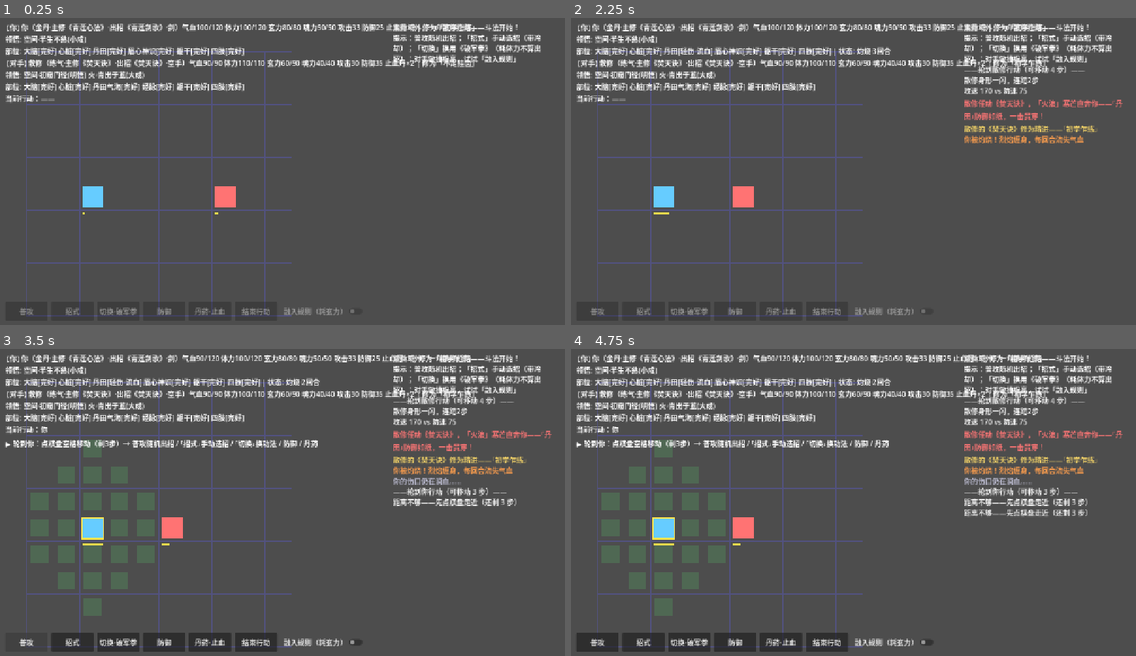
Above: before the commit, frames 1-4 (two rows, left to right).
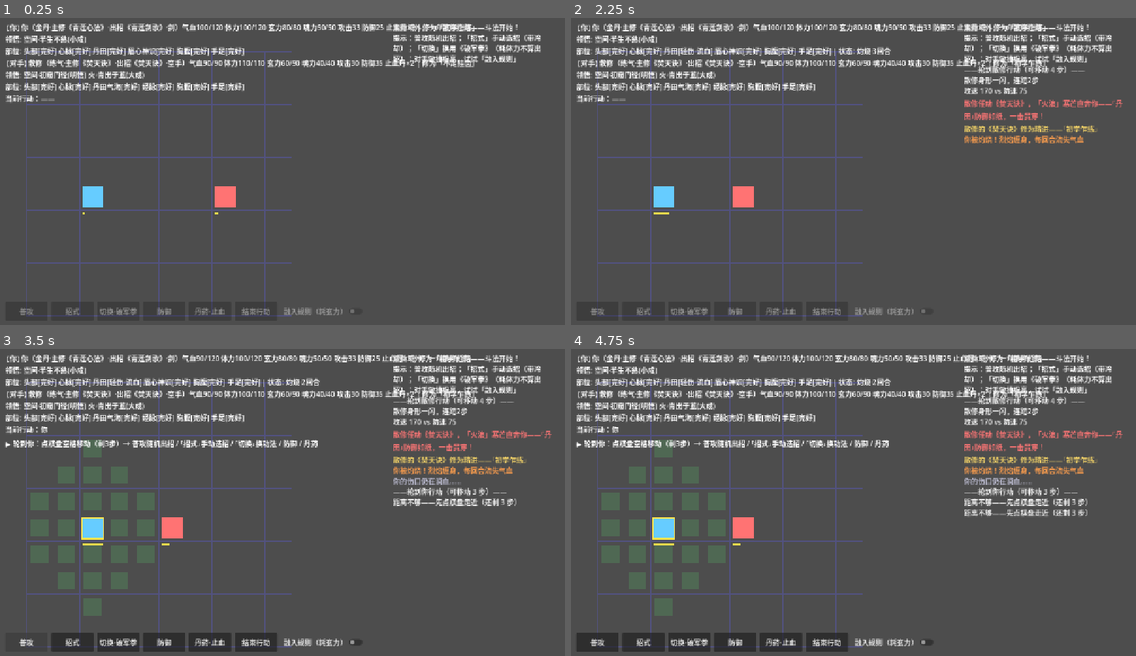
Above: after the commit, the same moments.

Repository: ChocLiu/wandaozhengming
Game: Godot game, scene res://scenes/battle.tscn
Same seed, same stepped clock (60 frames per second), same inputs: the game is played once before the commit and once after it.
Inputs (mouse positions are in pixels of both pictures, inside the frame that each line leads up to):
- Up to frame 1 (0.25 s): no input
- Up to frame 2 (2.25 s): tap Enter at 0.5, 2 s; move the mouse to (977, 159) at 0.52 s; click (977, 159) at 0.67 s; tap Space at 1.25 s; move the mouse to (740, 189) at 1.27 s; click (740, 189) at 1.42 s; move the mouse to (910, 103) at 2.02 s; click (910, 103) at 2.17 s
- Up to frame 3 (3.5 s): click "普攻" at 2.75 s
- Up to frame 4 (4.75 s): click "招式" at 3.5 s; click "起手式·莲开" at 4.25 s

The runs differ from the first frame. In frame 1, 0.3% of the frame differs, in the area x 4-40%, y 9-24%; in frame 2, 0.3%, in the area x 4-43%, y 9-24%; in frame 3, 0.3%; in frame 4, 0.3%.

Commit message:
style: 用语仙侠风化——禁用现代解剖术语(风格红线)
- 部位更名: 大脑→头部, 心脏→心脉, 大动脉→命脉, 躯干→胸腹, 四肢→手足, 手→手腕
- 战斗系统部位表: 天灵/胸膛/腰腹/臂腕腿足; 招式与功法 target_parts 全量同步
- 总纲新增§5.1用语风格红线(含禁用对照表+「修士会这么说吗」评审标准), 世界观写作纪律同步
- 清理: 删除3个被新命名替代的旧版tres死文件
- headless 6000帧零错误

Diff:
--- a/godot/resources/moves/baoyan.tres
+++ b/godot/resources/moves/baoyan.tres
@@ -15,5 +15,5 @@
 area_pattern = "溅射"
 cooldown = 2
 power_mod = 1.6
-target_parts = PackedStringArray("躯干")
+target_parts = PackedStringArray("胸腹")
 effects = PackedStringArray("灼烧")
--- a/godot/resources/moves/bengshan_kao.tres
+++ b/godot/resources/moves/bengshan_kao.tres
@@ -15,5 +15,5 @@
 area_pattern = "单体"
 cooldown = 1
 power_mod = 1.4
-target_parts = PackedStringArray("躯干")
+target_parts = PackedStringArray("胸腹")
 effects = PackedStringArray()
--- a/godot/resources/moves/huolang.tres
+++ b/godot/resources/moves/huolang.tres
@@ -15,5 +15,5 @@
 area_pattern = "直线"
 cooldown = 0
 power_mod = 1.0
-target_parts = PackedStringArray("躯干", "四肢")
+target_parts = PackedStringArray("胸腹", "手足")
 effects = PackedStringArray("灼烧")
--- a/godot/resources/moves/lianji_sandie.tres
+++ b/godot/resources/moves/lianji_sandie.tres
@@ -15,5 +15,5 @@
 area_pattern = "单体"
 cooldown = 1
 power_mod = 1.2
-target_parts = PackedStringArray("躯干", "手")
+target_parts = PackedStringArray("胸腹", "手腕")
 effects = PackedStringArray()
--- a/godot/resources/moves/qishou_liankai.tres
+++ b/godot/resources/moves/qishou_liankai.tres
@@ -15,5 +15,5 @@
 area_pattern = "单体"
 cooldown = 0
 power_mod = 1.0
-target_parts = PackedStringArray("咽喉", "手")
+target_parts = PackedStringArray("咽喉", "手腕")
 effects = PackedStringArray()
--- a/godot/resources/moves/zhiquan.tres
+++ b/godot/resources/moves/zhiquan.tres
@@ -15,5 +15,5 @@
 area_pattern = "单体"
 cooldown = 0
 power_mod = 1.1
-target_parts = PackedStringArray("躯干", "头")
+target_parts = PackedStringArray("胸腹", "头部")
 effects = PackedStringArray()
--- a/godot/resources/techniques/fentian.tres
+++ /dev/null
@@ -1,18 +0,0 @@
-[gd_resource type="Resource" script_class="Technique" load_steps=2 format=3]
-
-[ext_resource type="Script" path="res://mechanics/technique.gd" id="1"]
-
-[resource]
-script = ExtResource("1")
-id = "fentian_jue"
-display_name = "焚天诀"
-daoxi = "火行道"
-category = "玄修"
-cost_pool = "体力"
-cost_amount = 10.0
-speed_bonus = 5.0
-range_min = 1
-range_max = 3
-core_loop = "烧气血换火势，火势按回合蔓延灼烧全场（P0：命中附加灼烧状态，火势蔓延后置）"
-target_parts = PackedStringArray("躯干", "四肢")
-rule_slots = PackedStringArray("火")
--- a/godot/resources/techniques/fentian_jue.tres
+++ b/godot/resources/techniques/fentian_jue.tres
@@ -13,7 +13,7 @@
 moves = [ExtResource("2"), ExtResource("3")]
 weapon_req = "空手"
 core_loop = "烧气血换火势，火势按回合蔓延灼烧全场（火势蔓延机制后置，当前招式自带灼烧）"
-target_parts = PackedStringArray("躯干", "四肢")
+target_parts = PackedStringArray("胸腹", "手足")
 rule_slots = PackedStringArray("火")
 bonus_attack = 5.0
 bonus_armor = 0.0
--- a/godot/resources/techniques/pojunjuan.tres
+++ b/godot/resources/techniques/pojunjuan.tres
@@ -13,7 +13,7 @@
 moves = [ExtResource("2"), ExtResource("3")]
 weapon_req = "空手"
 core_loop = "拳打百遍其义自见——拳脚面板攻击最高，但必近身（侠客风云传式平衡）"
-target_parts = PackedStringArray("躯干", "头")
+target_parts = PackedStringArray("胸腹", "头部")
 rule_slots = PackedStringArray()
 bonus_attack = 8.0
 bonus_armor = 0.0
--- a/godot/resources/techniques/qinglian.tres
+++ /dev/null
@@ -1,18 +0,0 @@
-[gd_resource type="Resource" script_class="Technique" load_steps=2 format=3]
-
-[ext_resource type="Script" path="res://mechanics/technique.gd" id="1"]
-
-[resource]
-script = ExtResource("1")
-id = "qinglian_jiange"
-display_name = "青莲剑歌"
-daoxi = "剑道"
-category = "玄修"
-cost_pool = "体力"
-cost_amount = 8.0
-speed_bonus = 20.0
-range_min = 1
-range_max = 1
-core_loop = "按剑谱顺序出招积累剑意；连击命中解锁变招；谱被打断则剑意溃散（P0：机制脚本后置，当前为数据声明）"
-target_parts = PackedStringArray("咽喉", "手", "躯干")
-rule_slots = PackedStringArray("空间")
--- a/godot/resources/techniques/qinglian_jiange.tres
+++ b/godot/resources/techniques/qinglian_jiange.tres
@@ -14,7 +14,7 @@
 moves = [ExtResource("2"), ExtResource("3"), ExtResource("4")]
 weapon_req = "剑"
 core_loop = "按剑谱顺序出招积累剑意；连击命中解锁变招；谱被打断则剑意溃散（剑意机制脚本后置）"
-target_parts = PackedStringArray("咽喉", "手", "躯干")
+target_parts = PackedStringArray("咽喉", "手腕", "胸腹")
 rule_slots = PackedStringArray("空间")
 bonus_attack = 5.0
 bonus_armor = 0.0
--- a/godot/resources/techniques/taixu.tres
+++ /dev/null
@@ -1,18 +0,0 @@
-[gd_resource type="Resource" script_class="Technique" load_steps=2 format=3]
-
-[ext_resource type="Script" path="res://mechanics/technique.gd" id="1"]
-
-[resource]
-script = ExtResource("1")
-id = "taixu_zhenjing"
-display_name = "太虚阵经"
-daoxi = "阵道"
-category = "玄修"
-cost_pool = "玄力"
-cost_amount = 12.0
-speed_bonus = 0.0
-range_min = 1
-range_max = 2
-core_loop = "布阵图节点于场地，敌人踏入触发连锁（P0：未进战斗演示，占位数据）"
-target_parts = PackedStringArray("躯干")
-rule_slots = PackedStringArray("空间")
--- a/godot/resources/techniques/taixu_zhenjing.tres
+++ b/godot/resources/techniques/taixu_zhenjing.tres
@@ -11,7 +11,7 @@
 moves = []
 weapon_req = "空手"
 core_loop = "布阵图节点于场地，敌人踏入触发连锁（P0：未进战斗演示，占位数据）"
-target_parts = PackedStringArray("躯干")
+target_parts = PackedStringArray("胸腹")
 rule_slots = PackedStringArray("空间")
 bonus_attack = 0.0
 bonus_armor = 0.0
--- a/godot/scripts/battle.gd
+++ b/godot/scripts/battle.gd
@@ -599,7 +599,7 @@
 		if u.body[part].state != BodySystem.PartState.DESTROYED:
 			parts.append(part)
 	if parts.is_empty():
-		return "躯干"
+		return "胸腹"
 	return parts[randi() % parts.size()]
 
 
--- a/godot/systems/body_system.gd
+++ b/godot/systems/body_system.gd
@@ -10,27 +10,27 @@
 ## 境界 → 部位结构。P0 只做 凡人/练气/金丹 三层（路线图 P0 范围），化神+ 后置。
 const REALM_BODIES := {
 	"凡人": {
-		"大脑": {"vital": true},
-		"心脏": {"vital": true},
-		"大动脉": {"vital": true},
-		"躯干": {"vital": false},
-		"四肢": {"vital": false},
+		"头部": {"vital": true},
+		"心脉": {"vital": true},
+		"命脉": {"vital": true},
+		"胸腹": {"vital": false},
+		"手足": {"vital": false},
 	},
 	"练气": {
-		"大脑": {"vital": true},
-		"心脏": {"vital": true},
+		"头部": {"vital": true},
+		"心脉": {"vital": true},
 		"丹田气海": {"vital": true},   # 气海可破=修为尽废
 		"经脉": {"vital": false},      # 经脉可截=运转受阻(机制后置)
-		"躯干": {"vital": false},
-		"四肢": {"vital": false},
+		"胸腹": {"vital": false},
+		"手足": {"vital": false},
 	},
 	"金丹": {
-		"大脑": {"vital": true},
-		"心脏": {"vital": true},
+		"头部": {"vital": true},
+		"心脉": {"vital": true},
 		"丹田": {"vital": true},       # 金丹所在——金丹碎=道基尽毁
 		"眉心神识": {"vital": true},   # 识海
-		"躯干": {"vital": false},
-		"四肢": {"vital": false},
+		"胸腹": {"vital": false},
+		"手足": {"vital": false},
 	},
 }
 
Not shown, changed: docs/00_总纲/游戏定位与设计支柱.md
Not shown, changed: docs/01_世界观/世界观设定.md
Not shown, changed: docs/02_核心系统/修炼体系.md
Not shown, changed: docs/02_核心系统/功法系统.md
Not shown, changed: docs/03_玩法设计/战斗系统.md
